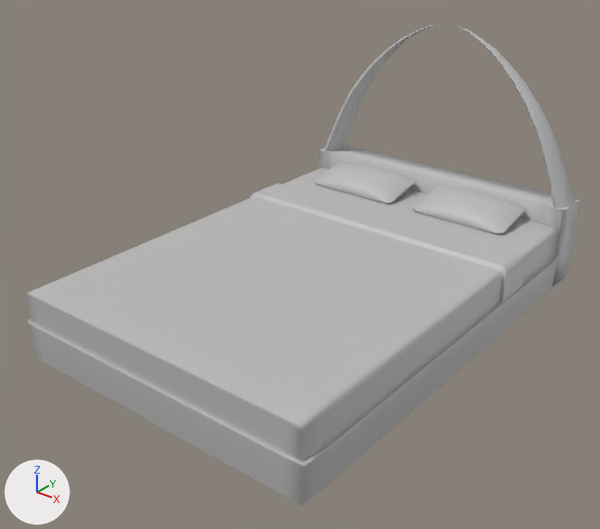
The FBX model OuterAssets/bed.fbx: old version first, new version second.
Both versions are drawn from a 50 mm lens placed at (0.121, -0.157, 0.1172), pointed at (-0.0006, -0.0049, 0.0229). The axes (+X, +Y, +Z) are drawn at lower left. The lights are the same throughout. Where no turn or scale is listed for an object, it has been applied to the vertices. Vertices at the same position are counted once.
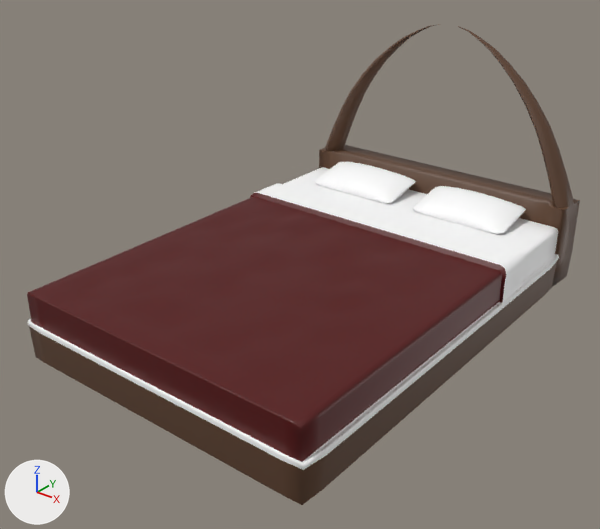
What differs and where, as boxes (x1, y1, x2, y2) in the pictures (600 x 529 px):
```json
{"object": "pasted__pCylinder1", "change": "recoloured", "before": [412, 186, 526, 234], "after": [412, 186, 526, 234], "on screen": "grey to white"}
{"object": "pCylinder1", "change": "recoloured", "before": [314, 162, 416, 203], "after": [314, 162, 416, 203], "on screen": "grey to white"}
{"part": 1, "of": "me_mesh", "change": "recoloured", "before": [29, 24, 580, 505], "after": [29, 24, 580, 505], "on screen": "grey to brown"}
{"part": 2, "of": "me_mesh", "change": "recoloured", "before": [27, 167, 559, 470], "after": [27, 167, 559, 470], "on screen": "grey to white"}
{"part": 3, "of": "me_mesh", "change": "recoloured", "before": [27, 193, 506, 462], "after": [27, 193, 506, 462], "on screen": "grey to brown"}
```

The change, as JSON lines over the scene's bpy script:
```json
{"op": "add", "block": "mat_lambert2", "code": ["mat_lambert2 = principled_material('lambert2')", "mat_lambert2.base_color = (0.09, 0.0, 0.0)  # dark red #550000"]}
{"op": "add", "block": "mat_lambert4", "code": ["mat_lambert4 = principled_material('lambert4')", "mat_lambert4.base_color = (0.111, 0.0519, 0.0256)  # brown #5e402c"]}
{"op": "add", "block": "mat_lambert3", "code": ["mat_lambert3 = principled_material('lambert3')", "mat_lambert3.base_color = (1.0, 1.0, 1.0)  # white #ffffff"]}
{"block": "me_mesh", "where": "me_mesh.from_pydata(...)  # 4562 vertices, 4544 faces; spans x -0.0442..0.0442, y -0.0594..0.0691, z -0.0131..0.0597"}
{"block": "me_mesh", "where": "# used by ob_pcube1; location = (0.0, 0.0, 0.0146)"}
{"block": "me_mesh", "change": "me_mesh part 1: 2352 of the faces centred in x -0.0438..0.0438, y -0.0592..0.069, z -0.0101..0.0597 switch from mat_lambert1 (grey #bcbcbc) to mat_lambert4 (brown #5e402c)"}
{"block": "me_mesh", "change": "me_mesh part 2: 1278 of the faces centred in x -0.0442..0.0442, y -0.0594..0.0594, z -0.0082..0.0098 switch from mat_lambert1 (grey #bcbcbc) to mat_lambert3 (white #ffffff)"}
{"block": "me_mesh", "change": "me_mesh part 3: all 830 faces centred in x -0.0431..0.0431, y -0.0586..0.0239, z 0.0002..0.0093 switch from mat_lambert1 (grey #bcbcbc) to mat_lambert2 (dark red #550000)"}
{"block": "me_mesh_002", "where": "me_mesh_002.from_pydata(...)  # 1382 vertices, 1380 faces; spans x -0.0341..-0.0042, y 0.0432..0.0585, z -0.0253..-0.0174"}
{"op": "remove", "block": "me_mesh_002", "code": "me_mesh_002.materials.append(mat_lambert1)  # grey #bcbcbc"}
{"op": "add", "block": "me_mesh_002", "code": "me_mesh_002.materials.append(mat_lambert3)  # white #ffffff"}
{"block": "me_mesh_001", "where": "me_mesh_001.from_pydata(...)  # 1382 vertices, 1380 faces; spans x -0.0341..-0.0042, y 0.0432..0.0585, z -0.0253..-0.0174"}
{"op": "remove", "block": "me_mesh_001", "code": "me_mesh_001.materials.append(mat_lambert1)  # grey #bcbcbc"}
{"op": "add", "block": "me_mesh_001", "code": "me_mesh_001.materials.append(mat_lambert3)  # white #ffffff"}
```
